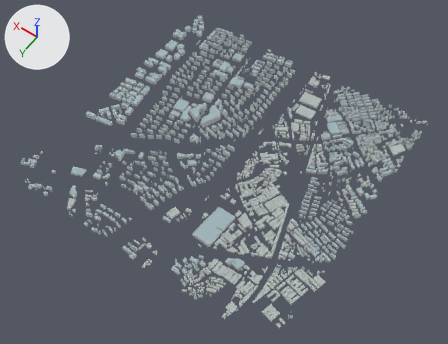
The glTF model projects/shanghai/assets/city/tiles/14-13712-6695.glb as it was, and as the next commit left it.
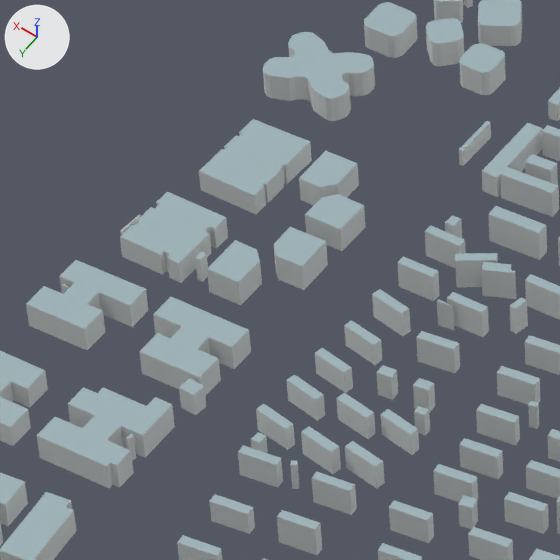
Each version is shown whole from a 50 mm lens placed at (-1617.0, 2307.0, 3351.0), pointed at (-57.0, 122.0, -82.0), then close up on the part from 31% to 47% of the width and 7% to 27% of the height. Arrows for +X, +Y and +Z are at upper left; the lights stay in place. The last two pictures show the newer version. Where no turn or scale is listed for an object, it has been applied to the vertices. Vertices at exactly the same position are counted once.
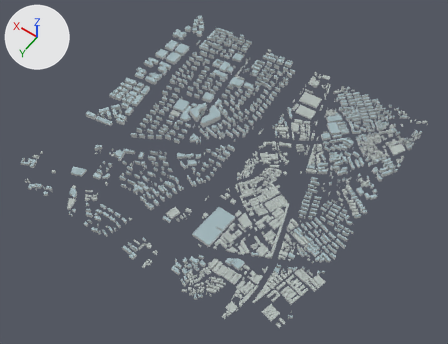
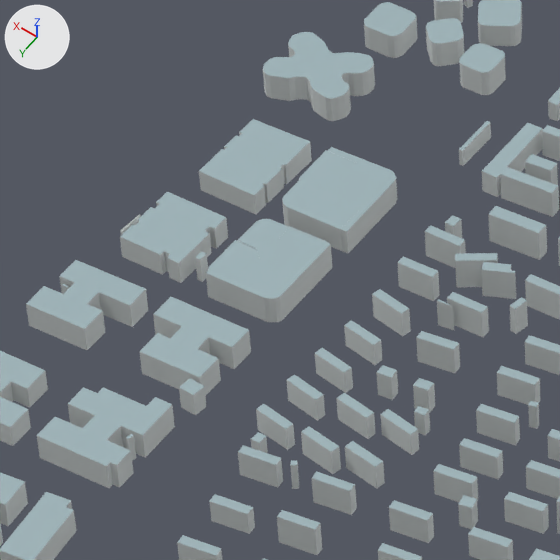
What changed in the scene script:
```text
Change me_mesh_0:
    used by ob_mesh_0; location = (-1078.6, 1067.5, 0.0)
    remove me_mesh_0.from_pydata(...)  # 17811 vertices, 28362 faces; spans x 0.0..2182.0, y -2127.0..0.0, z 0.0..50.0
    add me_mesh_0.from_pydata(...)  # 17888 vertices, 28542 faces; spans x 0.0..2182.0, y -2127.0..0.0, z 0.0..50.0
    me_mesh_0 part 1
    40 faces are deleted
    32 vertices are added at x 1929.0..2025.0, y -1756.0..-1533.0, z 0.0..28.0
    9 new vertices lie (0.0, 0.0, 30.0) away from vertices in x 1938.0..2011.0, y -1636.0..-1539.0, z 0.0
    8 new vertices lie (0.0, 0.0, 28.0) away from vertices in x 1945.0..2026.0, y -1746.0..-1686.0, z 0.0
    14 new vertices lie (0.0, 0.0, 30.0) away from vertices in x 1929.0..2014.0, y -1635.0..-1533.0, z 0.0
    14 new vertices lie (0.0, 0.0, 28.0) away from vertices in x 1936.0..2025.0, y -1756.0..-1655.0, z 0.0
    123 new faces join them, mat_stone_and_concrete_walls (light grey #d3d8d8)
    97 new faces join them, mat_mid_rise_rooftops (grey #a0b5ba)
```

Where the change shows, as pixel boxes [x1, y1, x2, y2] in the close-ups (560 x 560 px):
part 1 of me_mesh_0, built on
    before: [274, 150, 365, 290]
    after: [206, 147, 397, 322]
